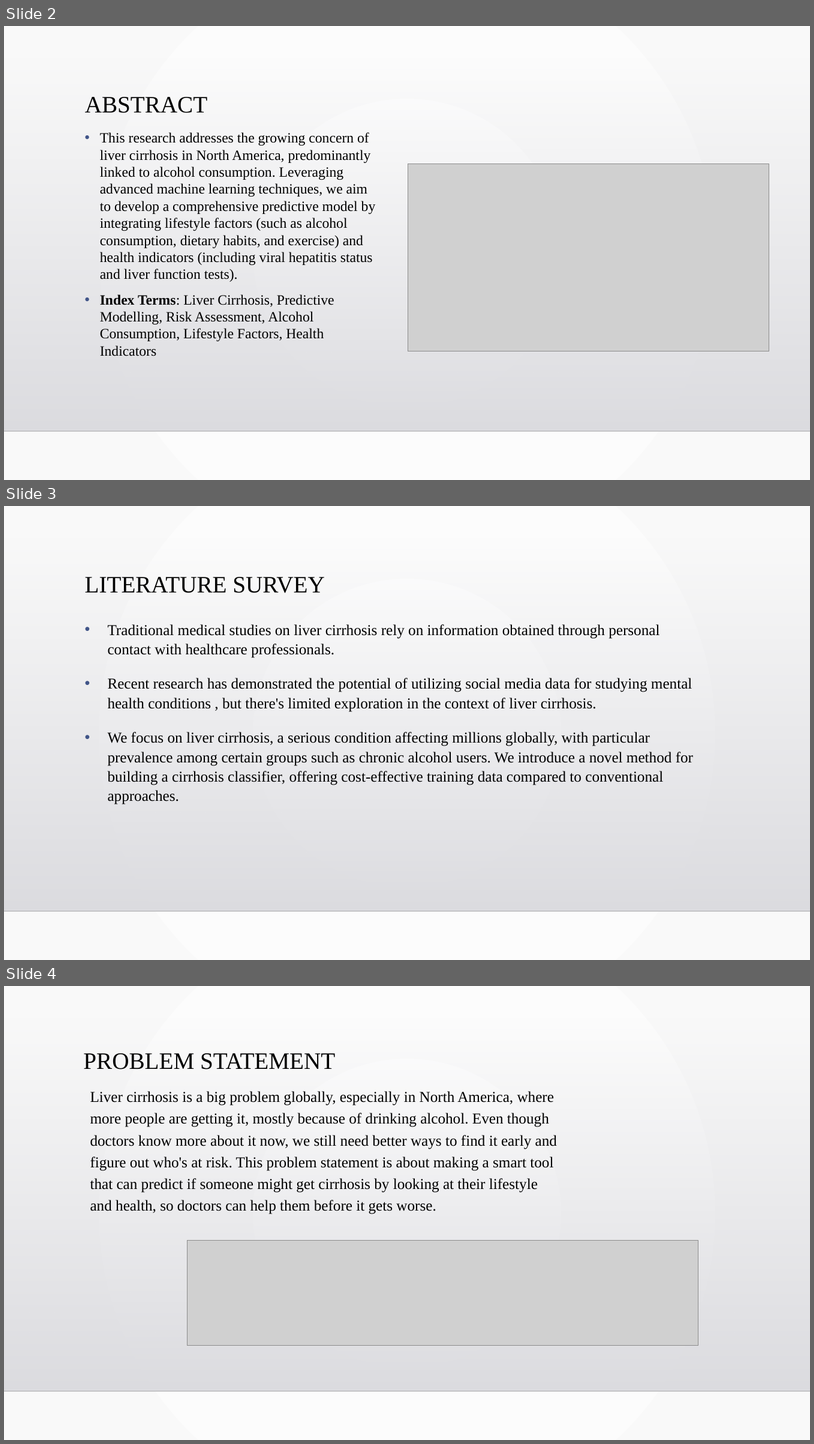
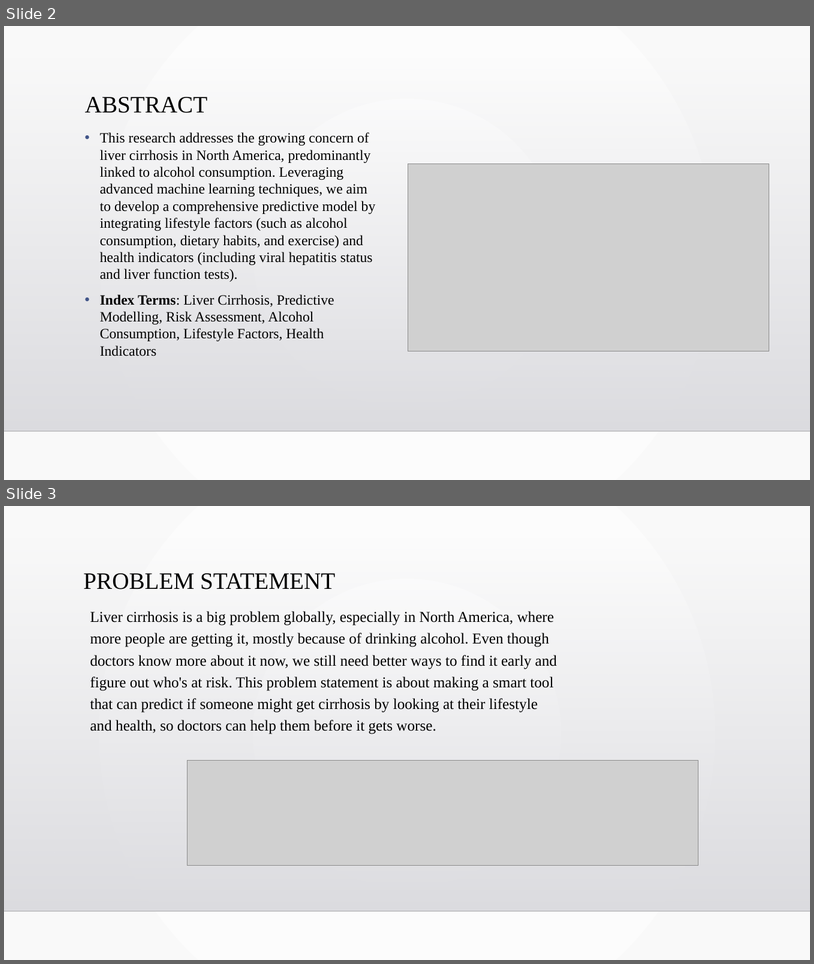
Before and after one commit to aslucky0143/final-year-project, a slide deck: Presentation/PPT_PROJECT_THIRD_REVIEW[1].pptx. Shown one above the other, each under a label of ours: slides 2, 3 and 4 before the commit, slides 2 and 3 after it. The pictures are 814x1444 and 814x964 pixels, drawn with LibreOffice and Linux fonts; fonts in the diff are those of the drawing; grey boxes stand for pictures; background and template pictures are left out. Boxes give left, top, right and bottom in pixels: in the first picture for what was removed or moved away, otherwise in the second. Text is boxed around its words. In the diff, an @@ line names an element or a change of style, - is before the commit and + after.

```diff
--- a/Presentation/PPT_PROJECT_THIRD_REVIEW[1].pptx
+++ b/Presentation/PPT_PROJECT_THIRD_REVIEW[1].pptx
@@ slide 3 removed at (4, 506, 810, 960), background gradient #FFFFFF to #FAFAFA; not listed: 2 template elements that a slide beside it also shows @@
@@ title removed at (85, 577, 325, 593) @@
-LITERATURE SURVEY
@@ text removed at (108, 624, 693, 804) @@
-• Traditional medical studies on liver cirrhosis rely on information obtained through personal contact with healthcare professionals.
-• Recent research has demonstrated the potential of utilizing social media data for studying mental health conditions , but there's limited exploration in the context of liver cirrhosis.
-• We focus on liver cirrhosis, a serious condition affecting millions globally, with particular prevalence among certain groups such as chronic alcohol users. We introduce a novel method for building a cirrhosis classifier, offering cost-effective training data compared to conventional approaches.
@@ what was slide 4 is now slide 3 @@
```
Also in this commit, not shown: 2 slides added, 4 other slides removed, 18 other files.
